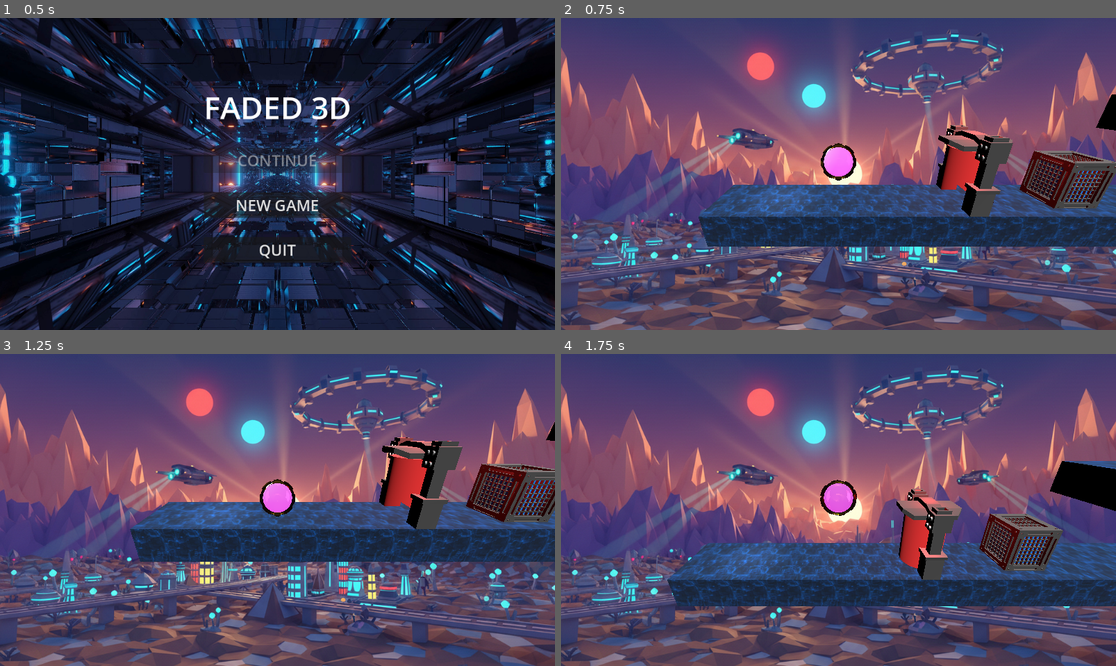
Above: before the commit, frames 1-4 (two rows, left to right).
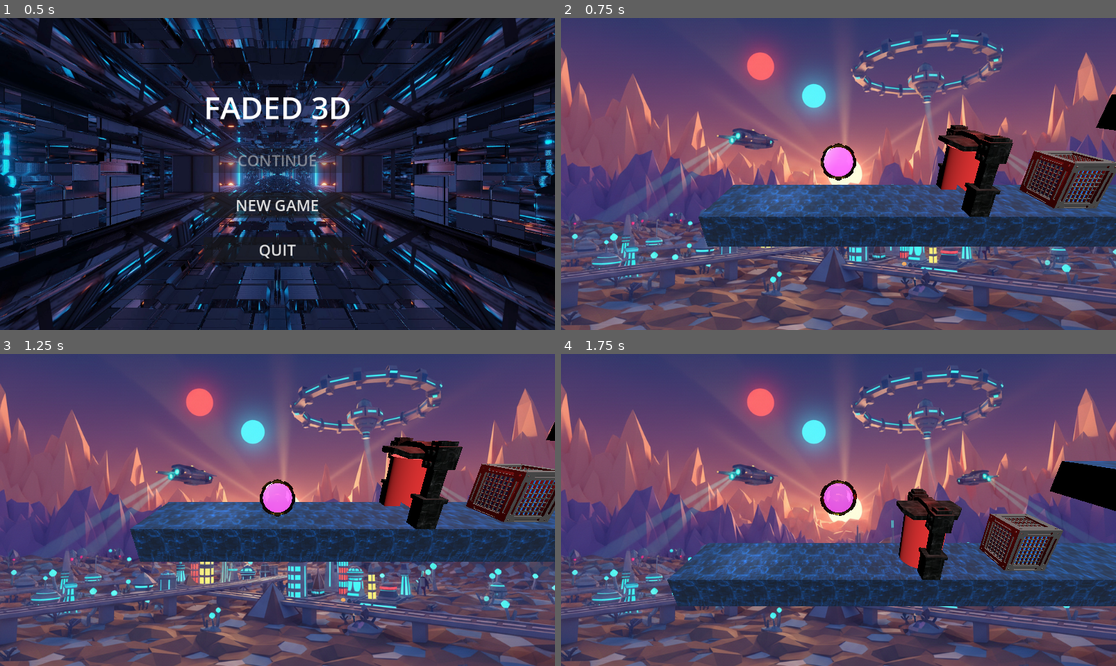
Above: after the commit, the same moments.

Repository: NimaAbdollahipour/VaultJam-faded-3d
Game: Godot game, scene res://UI/StartMenu.tscn
Same seed, same stepped clock (60 frames per second), same inputs: the game is played once before the commit and once after it.
Inputs:
- Up to frame 1 (0.5 s): no input
- Up to frame 2 (0.75 s): click "NEW GAME" at 0.5 s
- Up to frame 3 (1.25 s): no input
- Up to frame 4 (1.75 s): tap Enter (ui_accept) at 1.25, 1.52 s; hold Right (ui_right) from 1.28 s (still down)

Frame 1 is identical in both runs. In frame 2, 1.2% of the frame differs, in the area x 68-82%, y 34-64%; in frame 3, 1.2%; in frame 4, 1.3%, in the area x 60-73%, y 43-73%.

Commit message:
Stable Version
-Fixed box color
-Fixed ball condition on box's

Co-Authored-By: Emad <refemad@outlook.com>

Diff:
--- a/Objects/box.gd
+++ b/Objects/box.gd
@@ -22,7 +22,7 @@
 func _ready() -> void:
 	visual_meshes.clear()
 	_find_meshes_recursive(self, visual_meshes)
-	print("[BOX] Found ", visual_meshes.size(), " visual meshes")
+
 	update_visuals()
 
 func _find_meshes_recursive(node: Node, list: Array[MeshInstance3D]) -> void:
@@ -34,11 +34,10 @@
 func update_visuals() -> void:
 	# Apply game color to ColorIdentifier mesh
 	var target_color = NEON_COLORS.get(box_color, Color(box_color))
-	print("[BOX] Updating ColorIdentifier to color: ", box_color, " -> ", target_color)
 
 	for vm in visual_meshes:
 		if vm.name == "ColorIdentifier":
-			print("[BOX] Found ColorIdentifier mesh!")
+
 			# Apply color without emission
 			var mat: StandardMaterial3D
 			if vm.material_override and vm.material_override is StandardMaterial3D:
@@ -53,10 +52,10 @@
 			mat.emission = target_color
 			mat.emission_energy_multiplier = 0.0  # No glow
 			mat.emission_operator = BaseMaterial3D.EMISSION_OP_ADD
-			print("[BOX] ✓ Applied color to ColorIdentifier")
+
 			return
 
-	print("[BOX] ⚠ ColorIdentifier mesh not found!")
+
 
 func start_fading(delta: float) -> void:
 	# Fade all meshes including ColorIdentifier
--- a/Objects/color_switcher.gd
+++ b/Objects/color_switcher.gd
@@ -24,9 +24,46 @@
 
 func _ready() -> void:
 	update_visuals()
+	apply_tech_pattern_to_model()
 	if not Engine.is_editor_hint():
 		if area_3d and not area_3d.body_entered.is_connected(_on_body_entered):
 			area_3d.body_entered.connect(_on_body_entered)
+
+func apply_tech_pattern_to_model() -> void:
+	# Load tech_pattern texture
+	var tech_texture: Texture2D = null
+	if FileAccess.file_exists("res://assets/tech_pattern.jpg"):
+		tech_texture = load("res://assets/tech_pattern.jpg")
+	elif FileAccess.file_exists("res://assets/tech_pattern.png"):
+		tech_texture = load("res://assets/tech_pattern.png")
+
+	if not tech_texture:
+		return
+
+	# Apply to ColorChanger GLB model
+	var glb_model = get_node_or_null("ColorChanger")
+	if glb_model:
+		_apply_texture_to_glb(glb_model, tech_texture)
+
+func _apply_texture_to_glb(node: Node, texture: Texture2D) -> void:
+	for child in node.get_children():
+		if child is MeshInstance3D:
+			var mat: StandardMaterial3D
+			if child.material_override and child.material_override is StandardMaterial3D:
+				mat = child.material_override
+			else:
+				var source_mat = child.get_active_material(0)
+				if source_mat is BaseMaterial3D:
+					mat = source_mat.duplicate()
+				else:
+					mat = StandardMaterial3D.new()
+				child.material_override = mat
+
+			mat.albedo_texture = texture
+			mat.uv1_triplanar = true
+			mat.uv1_scale = Vector3(0.5, 0.5, 0.5)
+
+		_apply_texture_to_glb(child, texture)
 
 func update_visuals() -> void:
 	var target_color = NEON_COLORS.get(switcher_color, Color(switcher_color))
@@ -52,9 +89,8 @@
 		mat.emission = target_color
 		mat.emission_energy_multiplier = 0.0  # No glow
 		mat.emission_operator = BaseMaterial3D.EMISSION_OP_ADD
-		print("[COLOR_SWITCHER] ✓ Applied color to ColorIdentifier: ", target_color)
-	else:
-		print("[COLOR_SWITCHER] ⚠ ColorIdentifier mesh not found!")
+
+
 
 	# Clear overrides on the GLB model to preserve original textures
 	var glb_model = get_node_or_null("ColorChanger")
@@ -69,5 +105,5 @@
 
 func _on_body_entered(body: Node3D) -> void:
 	if body.has_method("change_color"):
-		print("Switching color to: ", switcher_color)
+
 		body.change_color(switcher_color)
--- a/Objects/finish_line.gd
+++ b/Objects/finish_line.gd
@@ -7,7 +7,7 @@
 
 func _on_area_3d_body_entered(body: Node3D) -> void:
 	if body.name == "Player" or body.has_method("get_input_axis"): # Duck typing check for player
-		print("User Won")
+
 		get_tree().call_group("GameManager", "level_complete")
 		if has_node("/root/AudioManager"):
 			get_node("/root/AudioManager").play_sfx("win")
--- a/Objects/platform_s.gd
+++ b/Objects/platform_s.gd
@@ -37,7 +37,6 @@
 func update_visuals() -> void:
 	# Apply game color with tech_pattern texture
 	var target_color = NEON_COLORS.get(platform_color, Color(platform_color))
-	print("[PLATFORM] Updating platform color to: ", platform_color, " -> ", target_color)
 
 	# Load tech_pattern texture
 	var tech_texture: Texture2D = null
@@ -72,7 +71,7 @@
 		mat.emission_energy_multiplier = 0.0  # No glow
 		mat.emission_operator = BaseMaterial3D.EMISSION_OP_ADD
 
-	print("[PLATFORM] Applied colored tech_pattern to ", visual_meshes.size(), " meshes")
+
 
 func fade(delta: float) -> void:
 	var fully_faded = true
--- a/Objects/player.gd
+++ b/Objects/player.gd
@@ -47,9 +47,8 @@
 	if not mesh and visual_meshes.size() > 0:
 		mesh = visual_meshes[0]
 
-	print("[PLAYER] Found ", visual_meshes.size(), " visual meshes")
-
-	# Initialize materials for fading on ALL meshes (not just ColorIdentifier)
+
+	# Initialize materials for fading on ALL meshes (enable transparency only)
 	for vm in visual_meshes:
 		if not vm.material_override:
 			var source_mat = vm.get_active_material(0)
@@ -60,11 +59,8 @@
 			else:
 				new_mat = StandardMaterial3D.new()
 
+			# Only enable transparency, preserve everything else
 			new_mat.transparency = BaseMaterial3D.TRANSPARENCY_ALPHA
-			# Ensure material starts at full opacity
-			var initial_color = new_mat.albedo_color
-			initial_color.a = 1.0
-			new_mat.albedo_color = initial_color
 			vm.material_override = new_mat
 
 	# Apply color to ColorIdentifier mesh
@@ -74,7 +70,7 @@
 	for child in node.get_children():
 		if child is MeshInstance3D:
 			list.append(child)
-			print("[PLAYER] Found MeshInstance3D: ", child.name)
+
 		# Always recurse into children to find nested meshes
 		_find_meshes_recursive(child, list)
 
@@ -95,11 +91,7 @@
 	# REVERSED LOGIC: Player fades when NOT on matching platform or in air
 	if not is_on_matching_platform:
 		target_alpha = 0.0
-		if current_alpha > 0.1:  # Only print when noticeably fading
-			print("[PLAYER] FADING - Alpha: ", "%.2f" % current_alpha, " (not on matching platform or in air)")
-	else:
-		if current_alpha < 0.9:  # Only print when recovering
-			print("[PLAYER] STABLE - Alpha: ", "%.2f" % current_alpha, " (on matching platform)")
+
 
 	var new_alpha = move_toward(current_alpha, target_alpha, fade_rate * delta)
 
@@ -116,7 +108,7 @@
 
 	# Game Over if player fades out completely
 	if new_alpha <= 0.0:
-		print("Game Over: Player Faded")
+
 		get_tree().call_group("GameManager", "game_over")
 		if has_node("/root/AudioManager"):
 			get_node("/root/AudioManager").play_sfx("lose")
@@ -165,7 +157,7 @@
 
 	# Check for Game Over (Fall off)
 	if global_position.y < -10.0:
-		print("Game Over")
+
 		get_tree().call_group("GameManager", "game_over")
 		if has_node("/root/AudioManager"):
 			get_node("/root/AudioManager").play_sfx("lose")
@@ -188,7 +180,6 @@
 			if collider.platform_color == player_color:
 				# MATCH: Track collision time, platform will fade
 				if not last_platform_match_state:
-					print("[COLLISION] Player: ", player_color, " on Platform: ", collider.platform_color, " (MATCH) - Mode: ", plat_fade_mode)
 					last_platform_match_state = true
 				currently_colliding.append(obj_id)
 
@@ -201,20 +192,19 @@
 				# Start fading after 2 seconds of continuous collision
 				if collision_timers[obj_id] >= FADE_DELAY:
 					collider.fade(delta)
-					print("[PLAYER] Fading platform (", collision_timers[obj_id], "s)")
+
 
 				is_on_matching_platform = true
 			else:
 				# MISMATCH: Player fades (via is_on_matching_platform = false), platform stays solid
 				if last_platform_match_state:
-					print("[COLLISION] Player: ", player_color, " on Platform: ", collider.platform_color, " (MISMATCH) - Player will fade")
 					last_platform_match_state = false
 
 		# Check for Box collision
 		if collider is RigidBody3D and "box_color" in collider:
 			if collider.box_color == player_color:
 				# MATCH: Only push, no fading for boxes
-				print("[COLLISION] Player: ", player_color, " touching Box: ", collider.box_color, " (MATCH)")
+
 
 				# Push physics
 				var push_dir = -collision.get_normal()
@@ -256,11 +246,10 @@
 func update_scifi_material(color_name: String) -> void:
 	# Apply game color to ColorIdentifier mesh
 	var target_color = NEON_COLORS.get(color_name, Color(color_name))
-	print("[PLAYER] Updating ColorIdentifier to color: ", color_name, " -> ", target_color)
 
 	for vm in visual_meshes:
 		if vm.name == "ColorIdentifier":
-			print("[PLAYER] Found ColorIdentifier mesh!")
+
 			# Apply color with emission
 			var mat: StandardMaterial3D
 			if vm.material_override and vm.material_override is StandardMaterial3D:
@@ -276,7 +265,5 @@
 			mat.emission = target_color
 			mat.emission_energy_multiplier = 0.0  # No glow
 			mat.emission_operator = BaseMaterial3D.EMISSION_OP_ADD
-			print("[PLAYER] ✓ Applied color to ColorIdentifier")
+
 			return
-
-	print("[PLAYER] ⚠ ColorIdentifier mesh not found!")
--- a/project.godot
+++ b/project.godot
@@ -19,7 +19,3 @@
 
 SaveManager="*res://UI/save_manager.gd"
 AudioManager="*res://UI/audio_manager.gd"
-
-[rendering]
-
-renderer/rendering_method.mobile="forward_plus"
Not shown, added: export_presets.cfg
Not shown, added: Faded3DFinal.console.exe
Not shown, added: Faded3DFinal.exe
Not shown, added: Faded3DFinal.pck
